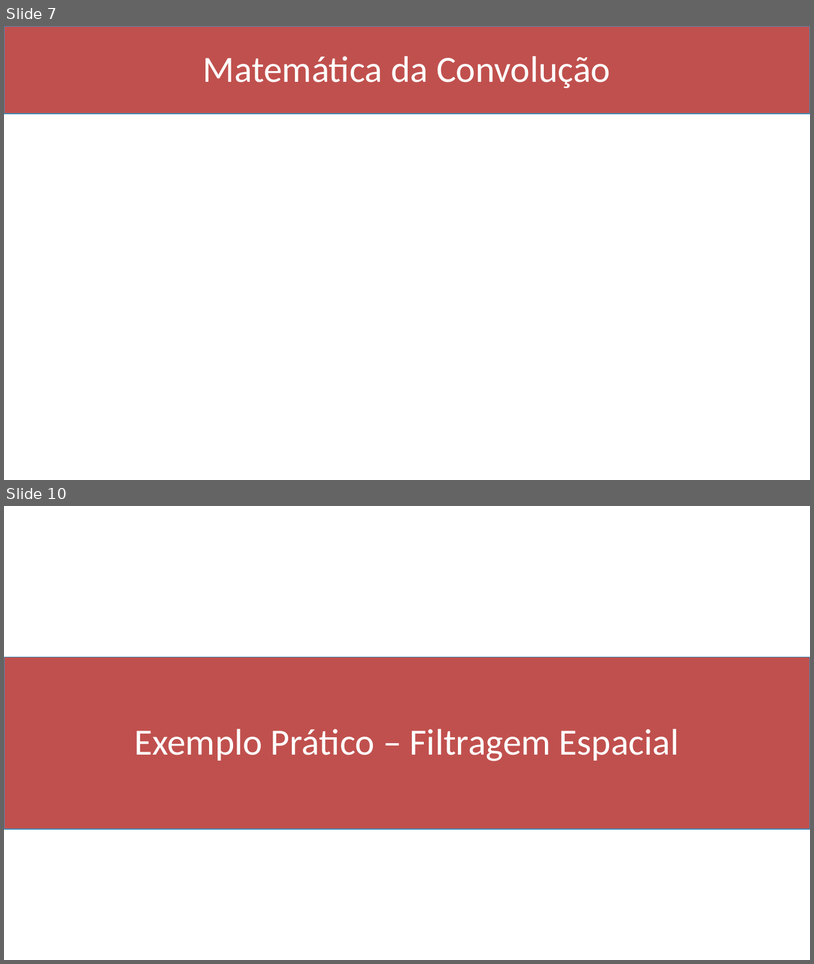
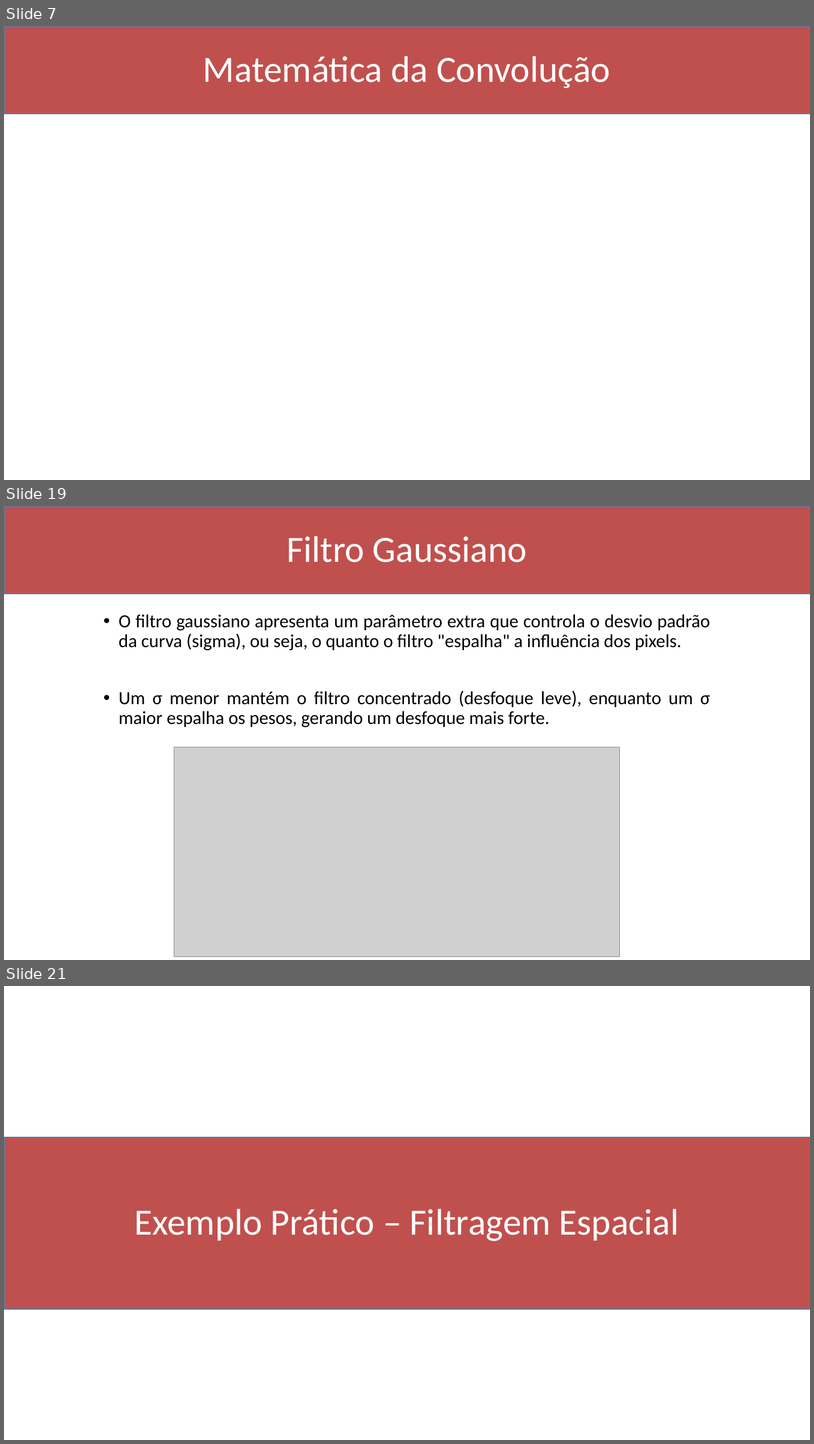
Before and after one commit to Marcio-Salmazo/Aulas, a slide deck: UNIUBE-PDI/Slides/05 - Convolucao.pptx. Shown one above the other, each under a label of ours: slides 7 and 10 before the commit, slides 7, 19 and 21 after it; the slides between them are not shown. The pictures are 814x964 and 814x1444 pixels, drawn with LibreOffice and Linux fonts; fonts in the diff are those of the drawing; grey boxes stand for pictures. Boxes give left, top, right and bottom in pixels: in the first picture for what was removed or moved away, otherwise in the second. Text is boxed around its words. In the diff, an @@ line names an element or a change of style, - is before the commit and + after.

```diff
--- a/UNIUBE-PDI/Slides/05 - Convolucao.pptx
+++ b/UNIUBE-PDI/Slides/05 - Convolucao.pptx
@@ slide 19 added at (4,506,810,960), background #FFFFFF @@
@@ rectangle added at (4,506,810,594), fill #C0504D, outline #418AB3 1 pt @@
@@ title added at (287,536,527,562), 44 pt, text #FFFFFF @@
+Filtro Gaussiano
@@ text added at (119,614,710,727), 22 pt, text #000000 @@
+• O filtro gaussiano apresenta um parâmetro extra que controla o desvio padrão da curva (sigma), ou seja, o quanto o filtro "espalha" a influência dos pixels.
+• Um σ menor mantém o filtro concentrado (desfoque leve), enquanto um σ maior espalha os pesos, gerando um desfoque mais forte.
@@ picture added at (174,747,620,956) @@
@@ what was slide 10 is now slide 21 @@
```
Also in this commit, not shown: 2 slides changed, 10 other slides added, 2 other files.
